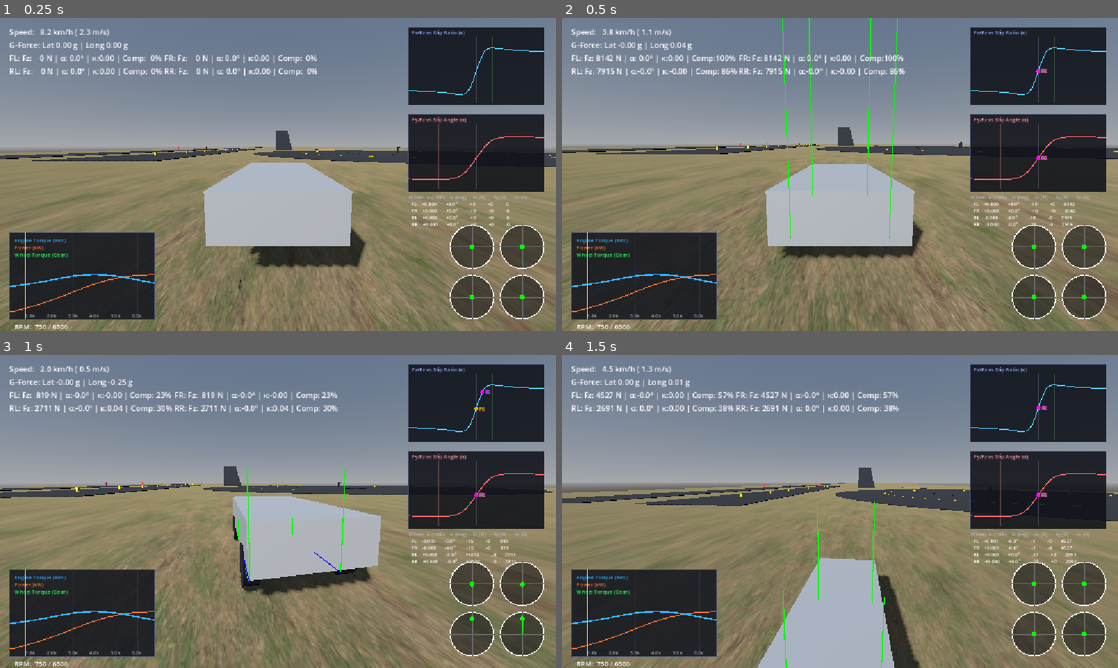
Above: before the commit, frames 1-4 (two rows, left to right).
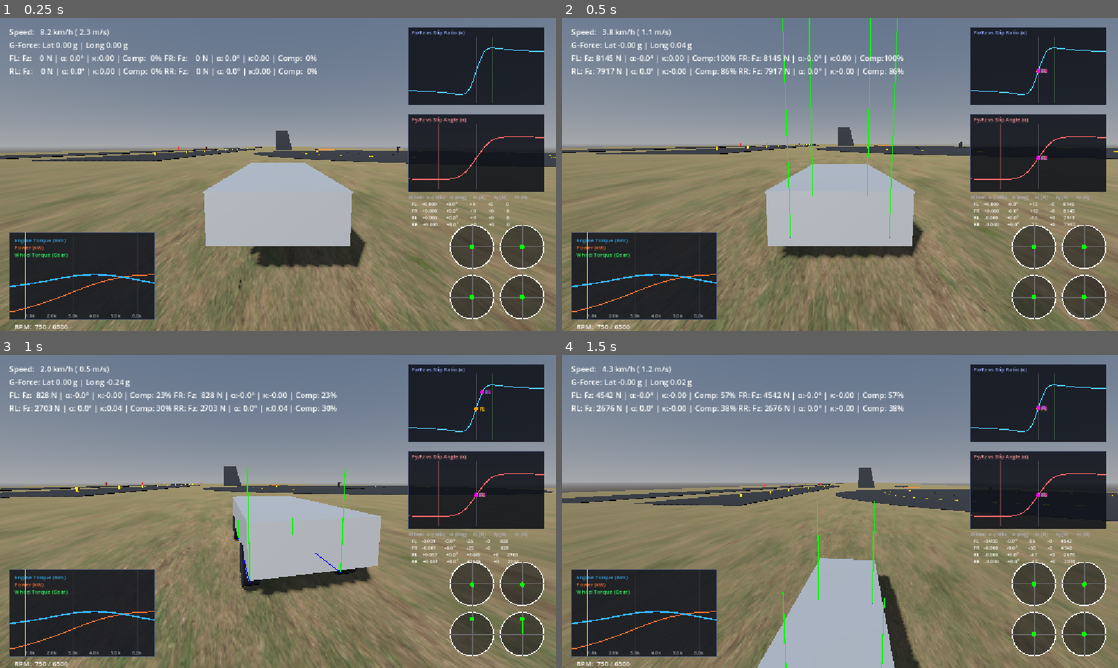
Above: after the commit, the same moments.

Repository: RealAbdurRehman/grounded
Game: Godot game, scene res://scenes/world/world.tscn
Two runs of this game, one before a commit and one after it. Both use one fixed random seed, a clock stepped at 60 frames per second and the inputs below.
Inputs (mouse positions are in pixels of both pictures, inside the frame that each line leads up to):
- Up to frame 1 (0.25 s): no input
- Up to frame 2 (0.5 s): no input
- Up to frame 3 (1 s): tap Enter at 0.5 s; move the mouse to (305, 511) at 0.52 s; hold E (gear_up) from 0.53 s (still down); hold W (throttle) from 0.53 s (still down); click (305, 511) at 0.67 s
- Up to frame 4 (1.5 s): keep holding E (gear_up); move the mouse to (812, 511) at 1.27 s; release W (throttle) at 1.28 s; tap V (camera_mode) at 1.35 s

Frame 1 is identical in both runs. In frame 2, 0.8% of the frame differs, in the area x 8-93%, y 11-67%; in frame 3, 1.0%; in frame 4, 1.7%, in the area x 1-100%, y 3-100%.

Commit message:
Fix braking jitter and braking while throttling

Diff:
--- a/scripts/vehicle/configs/chassis.gd
+++ b/scripts/vehicle/configs/chassis.gd
@@ -8,6 +8,9 @@
 ## In Nm.
 @export var max_brake_torque: float = 5000.0
 @export_range(0.3, 0.9) var brake_bias_front: float = 0.75
+
+@export var brake_pedal_rate: float = 4.0
+@export var brake_overrides_throttle: bool = true
 
 @export var max_steer_angle_deg: float = 32.0
 
--- a/scripts/vehicle/tire.gd
+++ b/scripts/vehicle/tire.gd
@@ -50,7 +50,7 @@
 @export var low_speed_start: float = 1.0
 
 ## Below this speed, a simpler grip model is used to stop the car from vibrating. In meters per second.
-@export var low_speed_threshold: float = 0.01
+@export var low_speed_threshold: float = 3.0
 
 @export var low_speed_lat_saturation: float = 0.5
 
--- a/scripts/vehicle/vehicle.gd
+++ b/scripts/vehicle/vehicle.gd
@@ -39,9 +39,6 @@
 
 
 func _sync_center_of_mass() -> void:
-	if not center_of_mass_node:
-		return
-
 	var local_com: Vector3 = to_local(center_of_mass_node.global_position)
 	if local_com.is_equal_approx(_com_applied):
 		return
@@ -61,8 +58,18 @@
 
 
 func _handle_inputs(delta: float) -> void:
-	throttle_input = Input.get_action_strength("throttle")
-	brake_input = Input.get_action_strength("brake")
+	var throttle_target: float = Input.get_action_strength("throttle")
+	var brake_target: float = Input.get_action_strength("brake")
+
+	var pedal_rate: float = config.brake_pedal_rate
+	if brake_target < brake_input:
+		pedal_rate *= 3.0
+	brake_input = move_toward(brake_input, brake_target, delta * pedal_rate)
+
+	var override: float = 0.0
+	if config.brake_overrides_throttle:
+		override = clampf((brake_input - 0.1) / 0.3, 0.0, 1.0)
+	throttle_input = throttle_target * (1.0 - override)
 
 	var target_steer := Input.get_action_strength("steer_left") - Input.get_action_strength(
 		"steer_right"
@@ -72,7 +79,7 @@
 	var max_steer: float = config.max_steer_angle_deg
 	var steer_rad := deg_to_rad(steer_input * max_steer)
 	for w in [wheel_fl, wheel_fr, wheel_rl, wheel_rr]:
-		if w and w.can_steer:
+		if w.can_steer:
 			w.steer_angle_rad = steer_rad
 
 
@@ -160,9 +167,6 @@
 
 
 func _update_telemetry() -> void:
-	if not telemetry_hud:
-		return
-
 	var ids: Array[String] = ["FL", "FR", "RL", "RR"]
 	var wheels: Array[Wheel] = [wheel_fl, wheel_fr, wheel_rl, wheel_rr]
 
--- a/scripts/vehicle/wheel.gd
+++ b/scripts/vehicle/wheel.gd
@@ -43,8 +43,8 @@
 
 
 func _ready() -> void:
-	var rest_length: float = suspension_config.suspension_rest_length if suspension_config else 0.35
-	var radius: float = suspension_config.wheel_radius if suspension_config else 0.33
+	var rest_length: float = suspension_config.suspension_rest_length
+	var radius: float = suspension_config.wheel_radius
 	var total_ray_length := rest_length + radius
 	target_position = Vector3(0, -total_ray_length, 0)
 
@@ -62,11 +62,12 @@
 	force_raycast_update()
 	is_grounded = is_colliding()
 
-	var radius: float = suspension_config.wheel_radius if suspension_config else 0.33
-	var base_inertia: float = suspension_config.wheel_inertia if suspension_config else 1.2
-	var rest_len: float = suspension_config.suspension_rest_length if suspension_config else 0.35
-	var k_spring: float = suspension_config.spring_stiffness if suspension_config else 30000.0
-	var k_damper: float = suspension_config.damper_stiffness if suspension_config else 1600.0
+	var radius: float = suspension_config.wheel_radius
+	var base_inertia: float = suspension_config.wheel_inertia
+	var rest_len: float = suspension_config.suspension_rest_length
+
+	var k_spring: float = suspension_config.spring_stiffness
+	var k_damper: float = suspension_config.damper_stiffness
 
 	var inertia: float = base_inertia + reflected_inertia
 
@@ -108,63 +109,66 @@
 	var speed_long: float = absf(v_long)
 
 	var fz: float = suspension_force_n
-	grip_limit_n = tire_model.peak_force_n(fz) * friction_coef if tire_model else 0.0
-
-	var alpha: float = atan2(
-		-v_lat,
-		maxf(speed_long, tire_model.slip_speed_floor if tire_model else 0.5),
-	)
-
-	var speed_denominator: float = maxf(
+	grip_limit_n = tire_model.peak_force_n(fz) * friction_coef
+
+	var alpha: float = atan2(-v_lat, maxf(speed_long, tire_model.slip_speed_floor))
+
+	var speed_denominator: float = maxf(speed_long, tire_model.slip_speed_floor)
+	var kappa_now: float = (angular_velocity_rad_s * radius - v_long) / speed_denominator
+
+	var f_now: Vector2 = tire_model.compute_forces(
+		kappa_now,
+		alpha,
+		v_lat,
 		speed_long,
-		tire_model.slip_speed_floor if tire_model else 0.5,
-	)
-	var kappa_now: float = (angular_velocity_rad_s * radius - v_long) / speed_denominator
-
-	var f_now: Vector2 = Vector2.ZERO
-	if tire_model:
-		f_now = tire_model.compute_forces(kappa_now, alpha, v_lat, speed_long, fz, friction_coef)
-
+		fz,
+		friction_coef,
+	)
 	var kappa_step: float = 0.02
-	var f_step: Vector2 = Vector2.ZERO
-	if tire_model:
-		f_step = tire_model.compute_forces(
-			kappa_now + kappa_step,
-			alpha,
-			v_lat,
-			speed_long,
-			fz,
-			friction_coef,
-		)
-
-	var dFx_dkappa: float = (f_step.x - f_now.x) / kappa_step
-	var dFx_dw: float = dFx_dkappa * (radius / speed_denominator)
-
-	var f_rr: float = 0.0
-	if absf(v_long) > 0.1:
-		f_rr = -rolling_resistance_coef * fz * signf(v_long)
-
-	var T_drive: float = drive_torque_nm
-	var T_brake: float = -signf(angular_velocity_rad_s) * brake_torque_nm
-	var T_tire: float = -(f_now.x + f_rr) * radius
-	var T_net: float = T_drive + T_brake + T_tire
-
-	var denom: float = inertia - delta * (-dFx_dw * radius)
-	var delta_w: float = (delta * T_net) / maxf(denom, inertia * 0.1)
-
-	if brake_torque_nm > 0.0 and absf(angular_velocity_rad_s) > 0.01:
-		if signf(angular_velocity_rad_s + delta_w) != signf(angular_velocity_rad_s):
-			delta_w = -angular_velocity_rad_s
-
-	angular_velocity_rad_s += delta_w
+	var f_step: Vector2 = tire_model.compute_forces(
+		kappa_now + kappa_step,
+		alpha,
+		v_lat,
+		speed_long,
+		fz,
+		friction_coef,
+	)
+
+	var force_slope: float = maxf((f_step.x - f_now.x) / kappa_step, 0.0)
+	var stiffness_w: float = force_slope * radius / speed_denominator
+
+	var implicit_inertia: float = inertia + delta * radius * stiffness_w
+	var w_new: float = (
+		angular_velocity_rad_s + delta * (drive_torque_nm - radius * f_now.x) / implicit_inertia
+	)
+
+	w_new = move_toward(w_new, 0.0, delta * brake_torque_nm / implicit_inertia)
+	angular_velocity_rad_s = w_new
 
 	var kappa_new: float = (angular_velocity_rad_s * radius - v_long) / speed_denominator
-	var f_final: Vector2 = Vector2.ZERO
-	if tire_model:
-		f_final = tire_model.compute_forces(kappa_new, alpha, v_lat, speed_long, fz, friction_coef)
-
-	longitudinal_force_n = f_final.x + f_rr
-	lateral_force_n = f_final.y
+	var f_final: Vector2 = tire_model.compute_forces(
+		kappa_new,
+		alpha,
+		v_lat,
+		speed_long,
+		fz,
+		friction_coef,
+	)
+	var fx: float = f_final.x
+	var fy: float = f_final.y
+
+	var mass_share: float = chassis.mass * 0.25
+	if absf(v_lat) > 0.0001 and fy * v_lat < 0.0:
+		fy = fy * mass_share * absf(v_lat) / (mass_share * absf(v_lat) + delta * absf(fy))
+
+	var wheel_surface_speed: float = absf(angular_velocity_rad_s * radius)
+	if fx * v_long < 0.0 and wheel_surface_speed < speed_long:
+		fx = fx * mass_share * speed_long / (mass_share * speed_long + delta * absf(fx))
+
+	fx += -rolling_resistance_coef * fz * clampf(v_long / 0.5, -1.0, 1.0)
+
+	longitudinal_force_n = fx
+	lateral_force_n = fy
 	slip_ratio = kappa_new
 	slip_angle_rad = alpha
 
@@ -219,21 +223,18 @@
 
 	_prev_displacement = 0.0
 
-	var T_drive: float = drive_torque_nm
-	var T_brake: float = -signf(angular_velocity_rad_s) * brake_torque_nm
 	var T_bearing: float = -signf(angular_velocity_rad_s) * minf(
 		absf(angular_velocity_rad_s) * 0.5,
 		5.0,
 	)
-
-	var T_net: float = T_drive + T_brake + T_bearing
-	var delta_w: float = (T_net / maxf(inertia, 0.001)) * delta
-
-	if brake_torque_nm > 0.0 and absf(angular_velocity_rad_s) > 0.01:
-		if signf(angular_velocity_rad_s + delta_w) != signf(angular_velocity_rad_s):
-			delta_w = -angular_velocity_rad_s
-
-	angular_velocity_rad_s += delta_w
+	var w_free: float = (
+		angular_velocity_rad_s + ((drive_torque_nm + T_bearing) / maxf(inertia, 0.001)) * delta
+	)
+	angular_velocity_rad_s = move_toward(
+		w_free,
+		0.0,
+		delta * brake_torque_nm / maxf(inertia, 0.001),
+	)
 
 	if visual_mesh:
 		_spin_angle += angular_velocity_rad_s * delta
